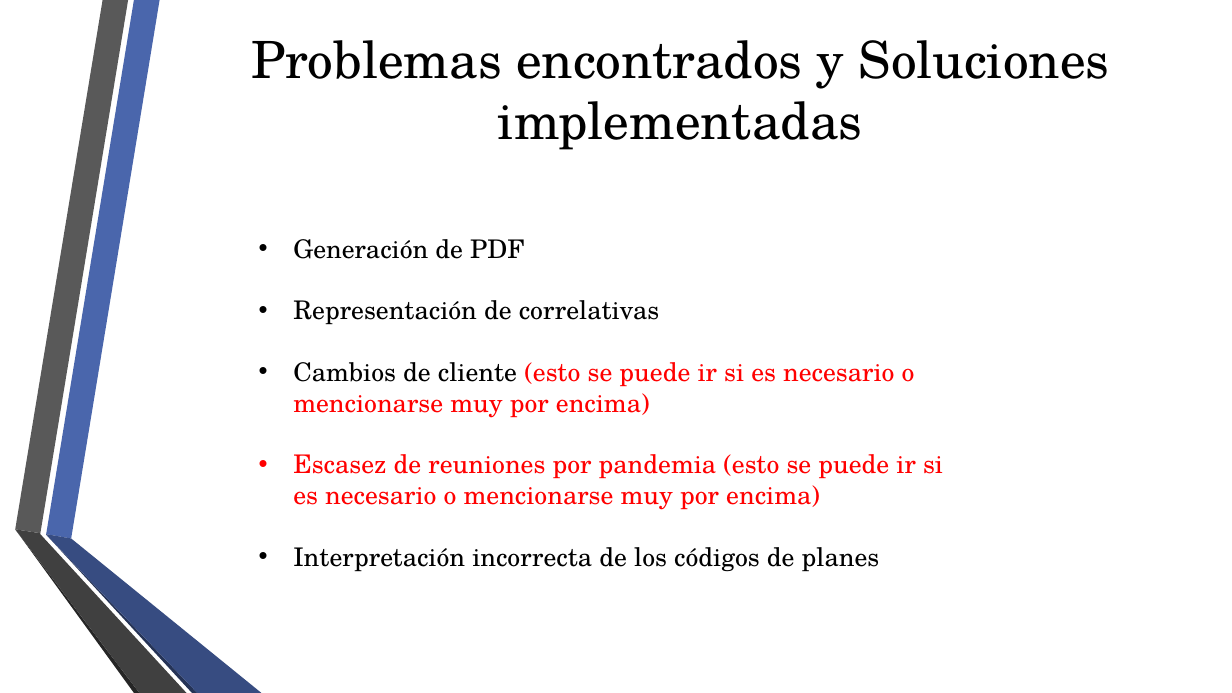
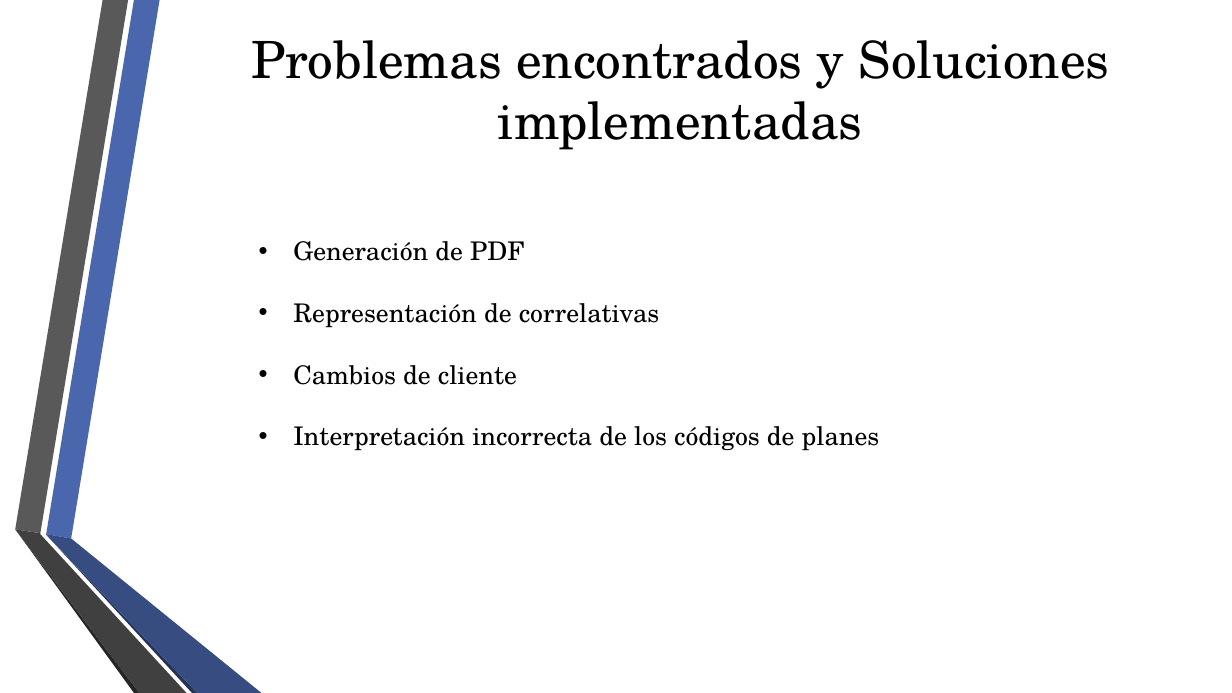
Before and after one commit to fge23/Sistema-VASPA, a slide deck: slide 8 of Presentaciones/Presentación VASPA - Diciembre 2020 - Examen Final/Presentación VASPA - Diciembre 2020 - Examen Final.pptx. Drawn at 1232x693 pixels with LibreOffice and Linux fonts; fonts in the diff are those of the drawing; background and template pictures are left out. Boxes give left, top, right and bottom in pixels: in the first picture for what was removed or moved away, otherwise in the second. Text is boxed around its words. In the diff, an @@ line names an element or a change of style, - is before the commit and + after.

```diff
--- a/Presentaciones/Presentación VASPA - Diciembre 2020 - Examen Final/Presentación VASPA - Diciembre 2020 - Examen Final.pptx
+++ b/Presentaciones/Presentación VASPA - Diciembre 2020 - Examen Final/Presentación VASPA - Diciembre 2020 - Examen Final.pptx
@@ text at <box>293,365,517,385</box>: text changed; text colour #FF0000 to #000000 @@
-• Cambios de cliente (esto se puede ir si es necesario o mencionarse muy por encima)
-• Escasez de reuniones por pandemia (esto se puede ir si es necesario o mencionarse muy por encima)
+• Cambios de cliente
```
Also in this commit, not shown: 1 other slide changed.
